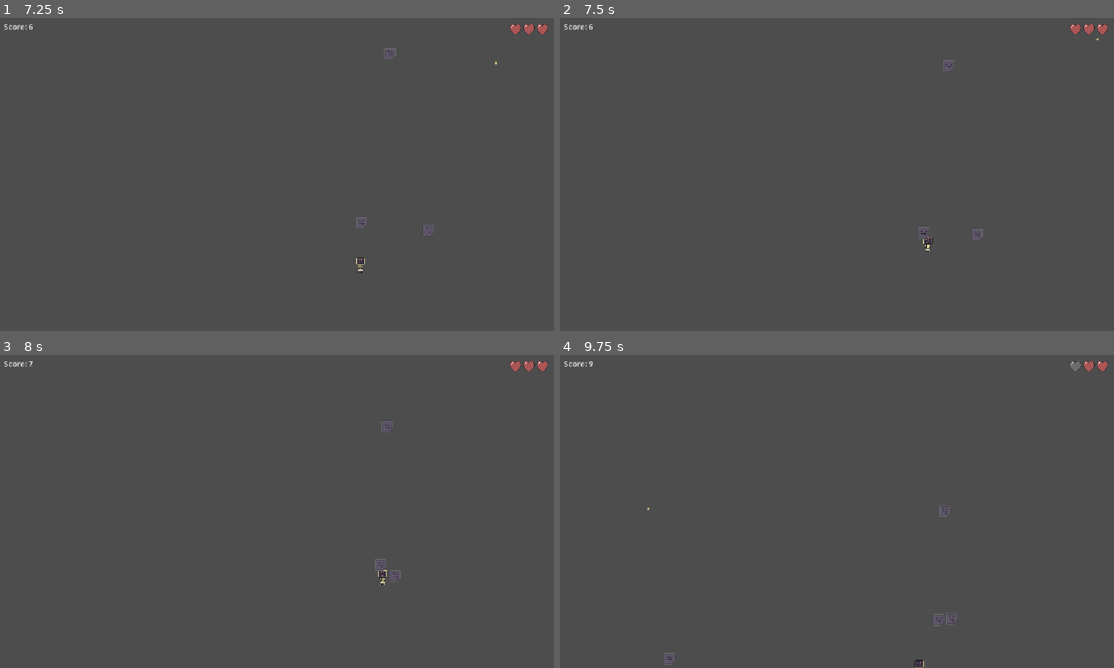
Above: before the commit, frames 1-4 (two rows, left to right).
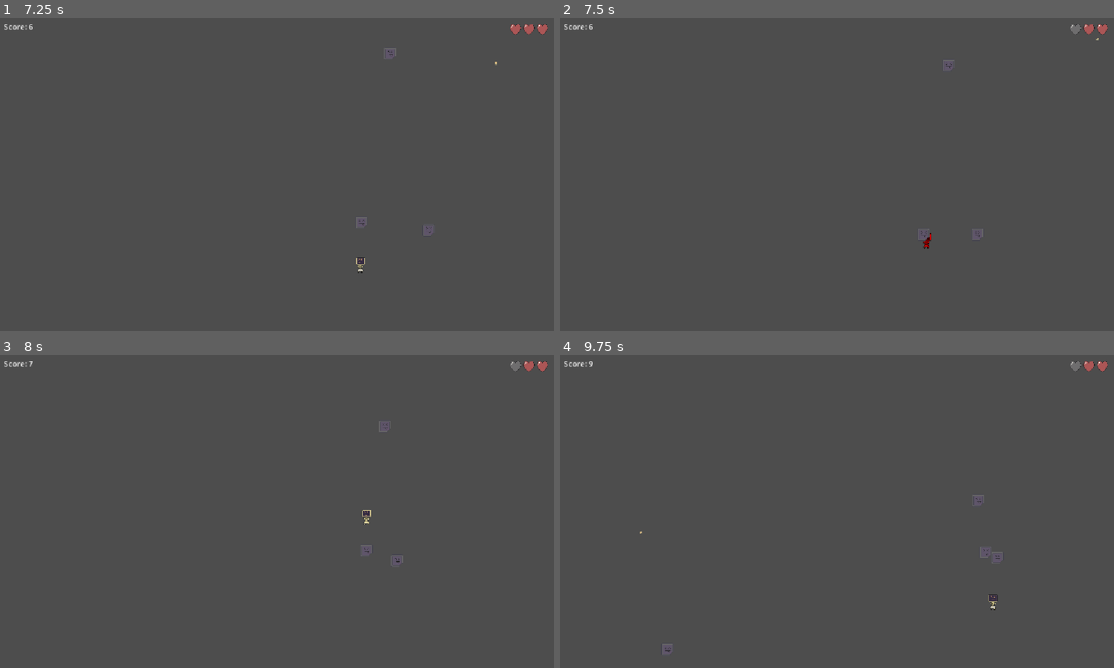
Above: after the commit, the same moments.

Repository: BrendonButler/scramble
Game: Godot game, scene res://menu.tscn
The game is run twice, just before and just after one commit, with the same random seed, the same clock (stepped at 60 frames per second) and the same inputs.
Inputs (mouse positions are in pixels of both pictures, inside the frame that each line leads up to):
- Up to frame 1 (7.25 s): click "Start" at 0.5 s; tap Enter (ui_accept) at 1.25, 1.52, 2.27, 3.77, 4.52, 5.27, 6.77 s; move the mouse to (398, 158) at 1.27 s; hold Right (ui_right) 1.28-2.03 s; click (398, 158) at 1.42 s; move the mouse to (166, 190) at 2.02 s; hold Down (ui_down) 2.03-2.78 s; move the mouse to (332, 105) at 2.77 s; hold Right (ui_right) 2.78-3.53 s; move the mouse to (249, 237) at 3.52 s; hold Up (ui_up) 3.53-4.28 s; click (249, 237) at 3.67 s; move the mouse to (443, 221) at 4.27 s; hold Left (ui_left) 4.28-5.78 s; move the mouse to (110, 127) at 5.02 s; move the mouse to (304, 174) at 5.77 s; hold Down (ui_down) 5.78-6.53 s; click (304, 174) at 5.92 s; move the mouse to (193, 96) at 6.52 s; hold Right (ui_right) from 6.53 s (still down)
- Up to frame 2 (7.5 s): move the mouse to (958, 158) at 7.27 s; release Right (ui_right) at 7.28 s; hold Up (ui_up) from 7.28 s (still down)
- Up to frame 3 (8 s): keep holding Up (ui_up); tap Enter (ui_accept) at 7.52 s
- Up to frame 4 (9.75 s): move the mouse to (726, 527) at 8.02 s; release Up (ui_up) at 8.03 s; hold Right (ui_right) 8.03-8.78 s; click (726, 527) at 8.17 s; tap Enter (ui_accept) at 8.27 s; move the mouse to (892, 442) at 8.77 s; hold Down (ui_down) 8.78-9.53 s; move the mouse to (809, 574) at 9.52 s; hold Left (ui_left) from 9.53 s (still down)

Frame 1 is identical in both runs. In frame 2, 0.1% of the frame differs, in the area x 64-95%, y 2-75%; in frame 3, 0.3%; in frame 4, 0.4%, in the area x 14-80%, y 45-100%.

Commit message:
add burst effect to viruses when destroyed; add temporary damage effect; fix collisions with entities by using masks and layers

Diff:
--- a/bullet.gd
+++ b/bullet.gd
@@ -9,7 +9,7 @@
 
 func _on_body_entered(body: Node2D) -> void:
 	if body.is_in_group("enemies"):
-		body.queue_free()
+		body.die()
 		queue_free()
 
 func _physics_process(delta: float) -> void:
--- a/bullet.tscn
+++ b/bullet.tscn
@@ -7,6 +7,8 @@
 radius = 4.0
 
 [node name="Bullet" type="Area2D" unique_id=1635434547]
+collision_layer = 0
+collision_mask = 4
 script = ExtResource("1_v7oki")
 
 [node name="BulletCollision2D" type="CollisionShape2D" parent="." unique_id=1499144553]
--- /dev/null
+++ b/death_burst.gd
@@ -0,0 +1,4 @@
+extends GPUParticles2D
+
+func _on_finished() -> void:
+	queue_free()
--- /dev/null
+++ b/death_burst.tscn
@@ -0,0 +1,25 @@
+[gd_scene format=3 uid="uid://cfc354x2b3866"]
+
+[ext_resource type="Script" uid="uid://c1870ptlhqv1f" path="res://death_burst.gd" id="1_01pbf"]
+
+[sub_resource type="ParticleProcessMaterial" id="ParticleProcessMaterial_n3jd2"]
+particle_flag_disable_z = true
+direction = Vector3(0, 0, 0)
+spread = 180.0
+initial_velocity_min = 80.0
+initial_velocity_max = 150.0
+gravity = Vector3(0, 98, 0)
+scale_min = 2.0
+scale_max = 4.0
+color = Color(0.37254903, 0.33333334, 0.41568628, 1)
+
+[node name="DeathBurst" type="GPUParticles2D" unique_id=1968763834]
+emitting = false
+amount = 16
+lifetime = 0.4
+one_shot = true
+explosiveness = 1.0
+process_material = SubResource("ParticleProcessMaterial_n3jd2")
+script = ExtResource("1_01pbf")
+
+[connection signal="finished" from="." to="." method="_on_finished"]
--- a/enemy.gd
+++ b/enemy.gd
@@ -1,6 +1,8 @@
 extends CharacterBody2D
 
 @export var speed = 100.0
+@export var death_burst_scene: PackedScene
+
 var player: Node2D
 
 func _physics_process(_delta: float) -> void:
@@ -9,3 +11,10 @@
 		velocity = direction * speed
 
 		move_and_slide()
+
+func die() -> void:
+	var burst = death_burst_scene.instantiate()
+	burst.position = global_position
+	get_parent().add_child(burst)
+	burst.emitting = true
+	queue_free()
--- a/enemy.tscn
+++ b/enemy.tscn
@@ -2,12 +2,15 @@
 
 [ext_resource type="Script" uid="uid://bi526nnwq4qjd" path="res://enemy.gd" id="1_7k104"]
 [ext_resource type="Texture2D" uid="uid://b7m5e1280bk1r" path="res://assets/virus.png" id="2_4gyqm"]
+[ext_resource type="PackedScene" uid="uid://cfc354x2b3866" path="res://death_burst.tscn" id="2_qi2p4"]
 
 [sub_resource type="CircleShape2D" id="CircleShape2D_4gyqm"]
 radius = 13.038404
 
 [node name="Enemy" type="CharacterBody2D" unique_id=280618092 groups=["enemies"]]
+collision_layer = 4
 script = ExtResource("1_7k104")
+death_burst_scene = ExtResource("2_qi2p4")
 
 [node name="CollisionShape2D" type="CollisionShape2D" parent="." unique_id=1173691003]
 shape = SubResource("CircleShape2D_4gyqm")
--- a/main.tscn
+++ b/main.tscn
@@ -21,6 +21,7 @@
 enemy_scene = ExtResource("2_1bvp3")
 
 [node name="Player" type="CharacterBody2D" parent="." unique_id=421255915]
+collision_layer = 2
 script = ExtResource("1_ig7tw")
 bullet_scene = ExtResource("2_0xm2m")
 
@@ -31,6 +32,8 @@
 texture = ExtResource("5_5vw27")
 
 [node name="HurtBox" type="Area2D" parent="Player" unique_id=1708720792]
+collision_layer = 8
+collision_mask = 4
 
 [node name="HurtBoxCollision2D" type="CollisionShape2D" parent="Player/HurtBox" unique_id=751573011]
 shape = SubResource("CapsuleShape2D_1bvp3")
--- a/player.gd
+++ b/player.gd
@@ -26,6 +26,10 @@
 	emit_signal("health_changed", health)
 	invincible = true
 
+	player_sprite.modulate = Color(1, 0, 0, 1)
+	await get_tree().create_timer(0.1).timeout
+	player_sprite.modulate = Color(1, 1, 1, 1)
+
 	if health <= 0:
 		die()
 		return
@@ -49,6 +53,12 @@
 	position.x = clamp(position.x, 0, screen.size.x)
 	position.y = clamp(position.y, 0, screen.size.y)
 
+	if not invincible:
+		for body in hurt_box.get_overlapping_bodies():
+			if body.is_in_group("enemies"):
+				take_damage()
+				break
+
 func _input(event: InputEvent) -> void:
 	if event is InputEventMouseButton and event.pressed and event.button_index == MOUSE_BUTTON_LEFT:
 		var bullet = bullet_scene.instantiate()
@@ -59,9 +69,3 @@
 
 func _ready() -> void:
 	position = get_viewport_rect().size / 2
-
-	hurt_box.body_entered.connect(_on_hurt_box_body_entered)
-
-func _on_hurt_box_body_entered(body: Node2D) -> void:
-	if body.is_in_group("enemies"):
-		take_damage()
--- a/project.godot
+++ b/project.godot
@@ -73,6 +73,13 @@
 ]
 }
 
+[layer_names]
+
+2d_render/layer_1="world"
+2d_render/layer_2="player"
+2d_render/layer_3="enemies"
+2d_render/layer_4="player_hurtbox"
+
 [physics]
 
 3d/physics_engine="Jolt Physics"
Not shown, added: death_burst.gd.uid
